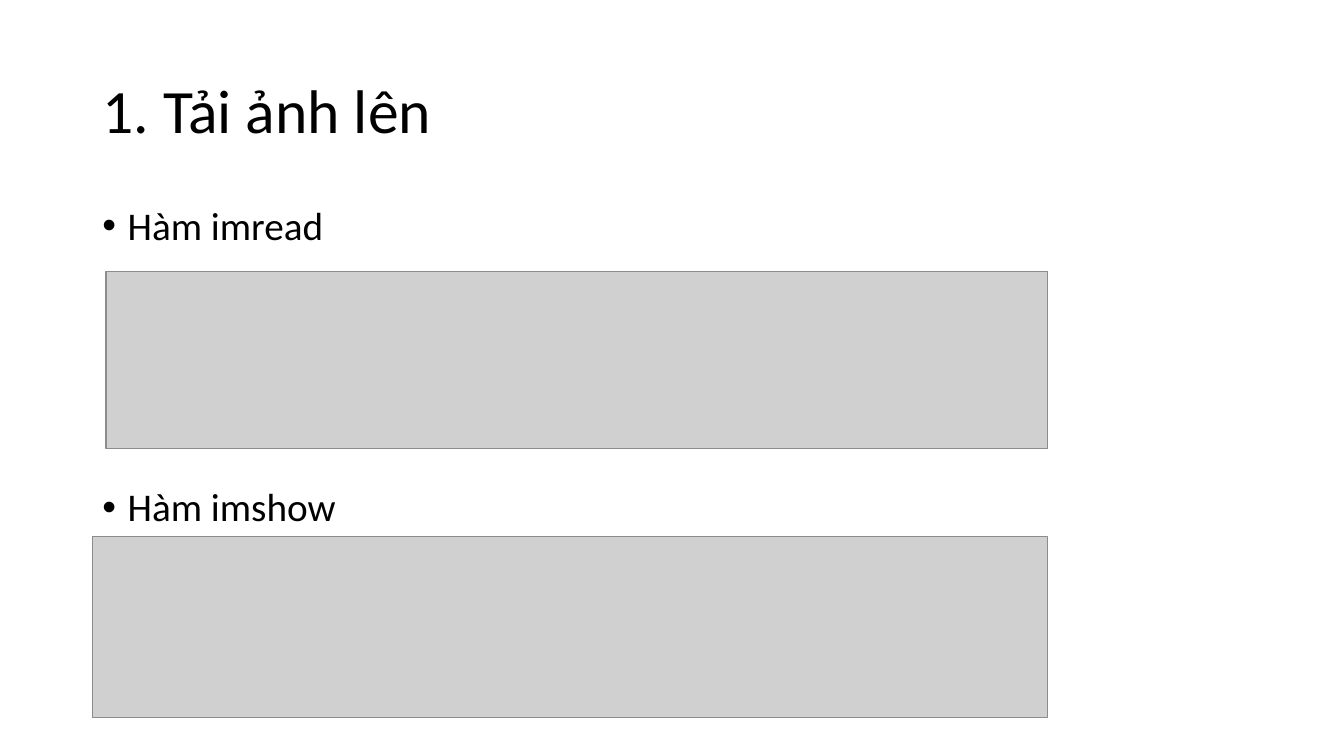
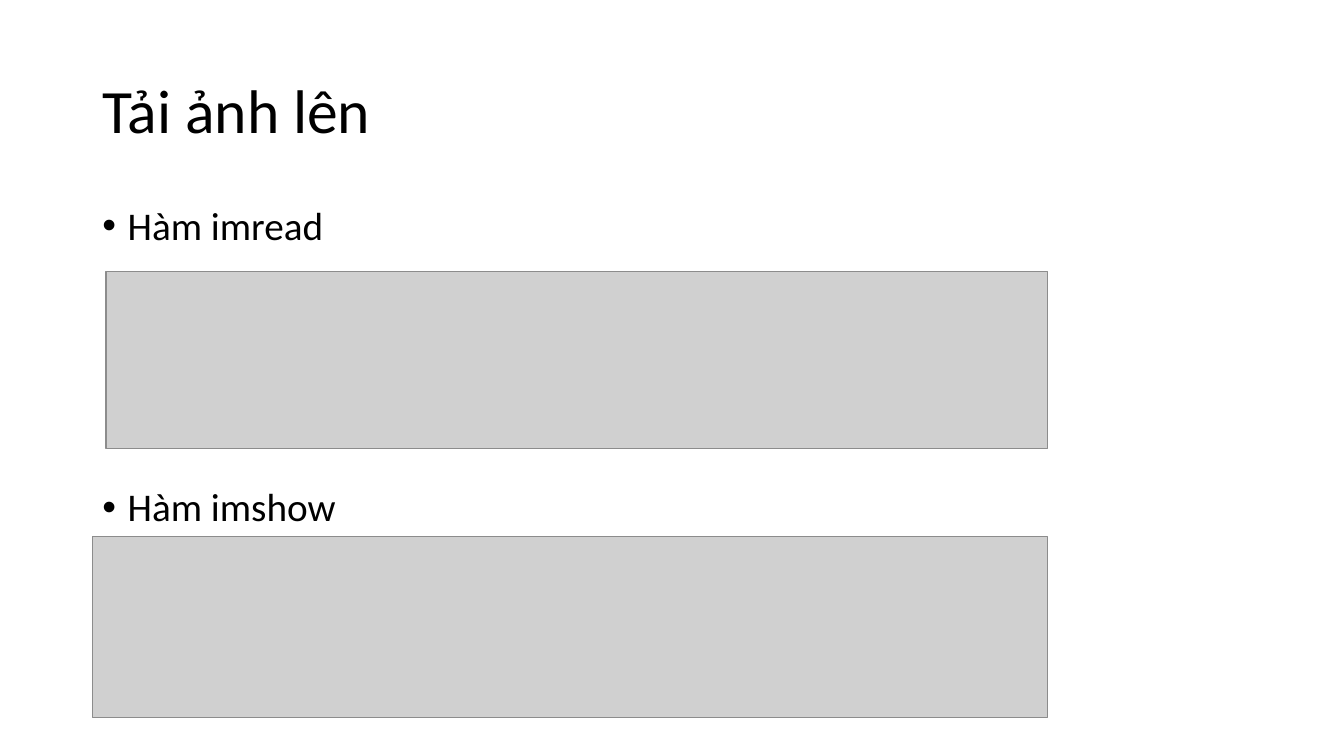
Before and after one commit to levinhhoang16/PyOpenCVCourse, a slide deck: slide 3 of Lecture/OpenCVCoban.pptx. Drawn at 1344x756 pixels with LibreOffice and Linux fonts; fonts in the diff are those of the drawing; grey boxes stand for pictures. Boxes give left, top, right and bottom in pixels: in the first picture for what was removed or moved away, otherwise in the second. Text is boxed around its words. In the diff, an @@ line names an element or a change of style, - is before the commit and + after.

```diff
--- a/Lecture/OpenCVCoban.pptx
+++ b/Lecture/OpenCVCoban.pptx
@@ title at [102,90,370,134]: text changed @@
-1. Tải ảnh lên
+Tải ảnh lên
```
Also in this commit, not shown: 1 other slide changed, 9 slides added, 1 other file.
